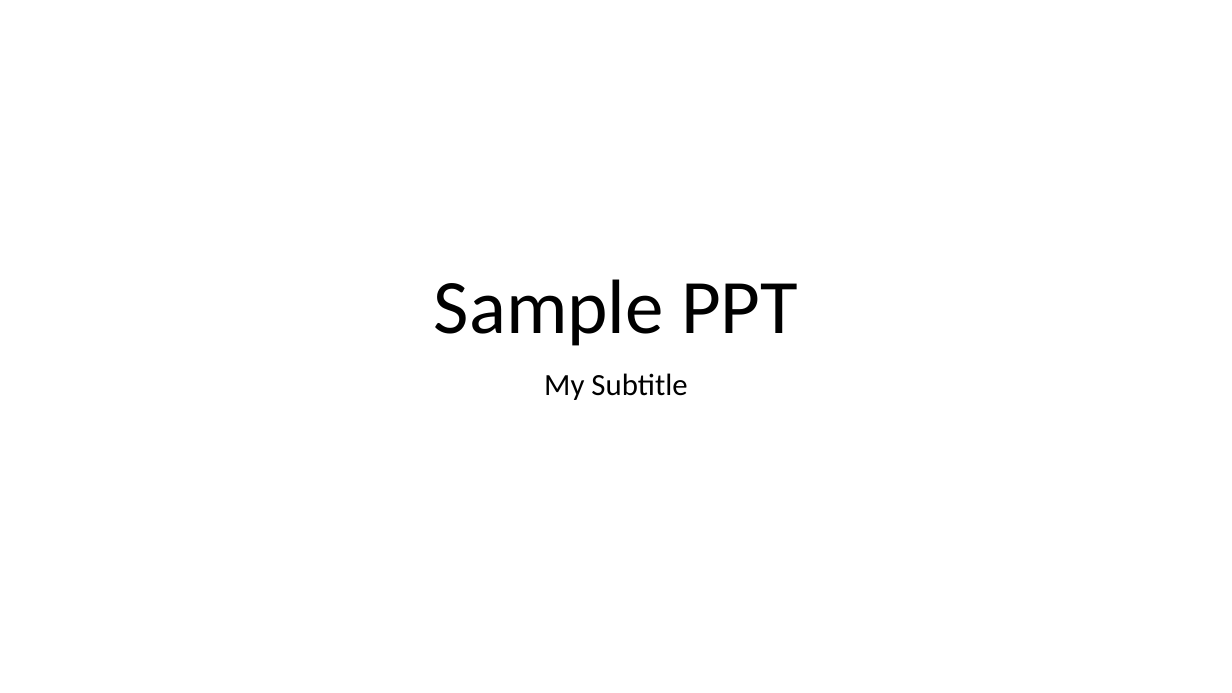
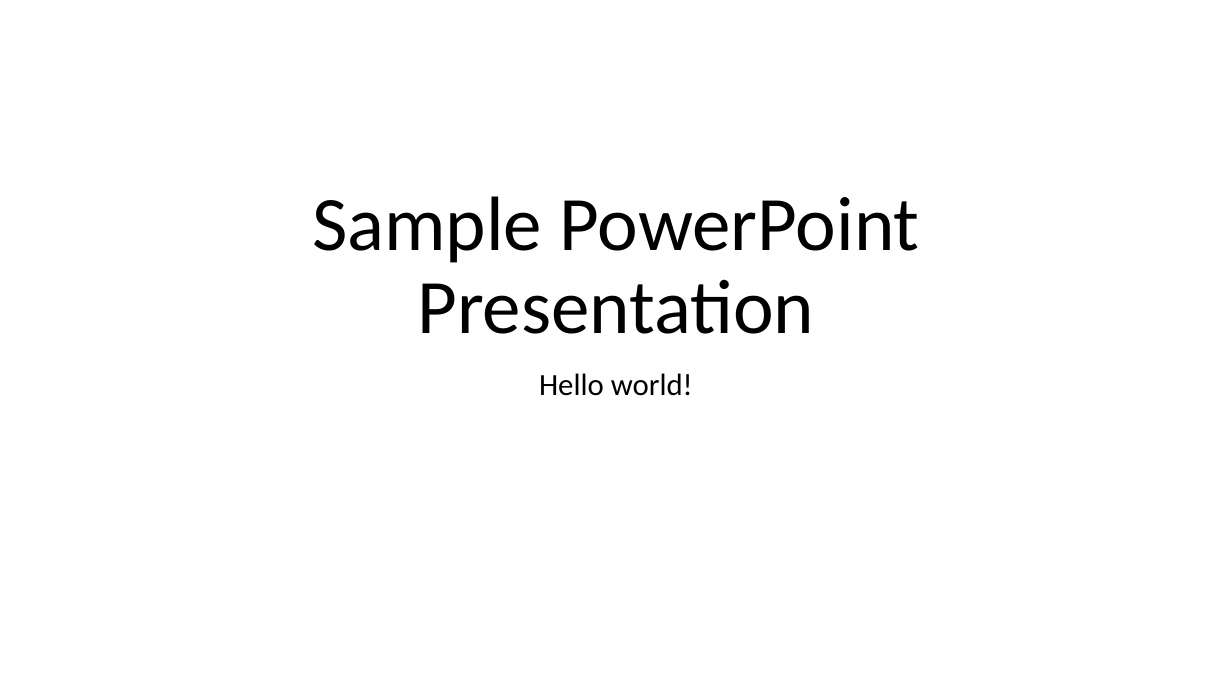
Before and after one commit to aspose-words/Aspose.Words-for-.NET, a slide deck: slide 1 of ApiExamples/Data/MyPresentation.pptx. Drawn at 1232x693 pixels with LibreOffice and Linux fonts; fonts in the diff are those of the drawing. Boxes give left, top, right and bottom in pixels: in the first picture for what was removed or moved away, otherwise in the second. Text is boxed around its words. In the diff, an @@ line names an element or a change of style, - is before the commit and + after.

```diff
--- a/ApiExamples/Data/MyPresentation.pptx
+++ b/ApiExamples/Data/MyPresentation.pptx
@@ title at [312,196,920,334]: text changed @@
-Sample PPT
+Sample PowerPoint Presentation
@@ subtitle at [539,373,693,396]: text changed @@
-My Subtitle
+Hello world!
```
Also in this commit, not shown: 45 other files.
